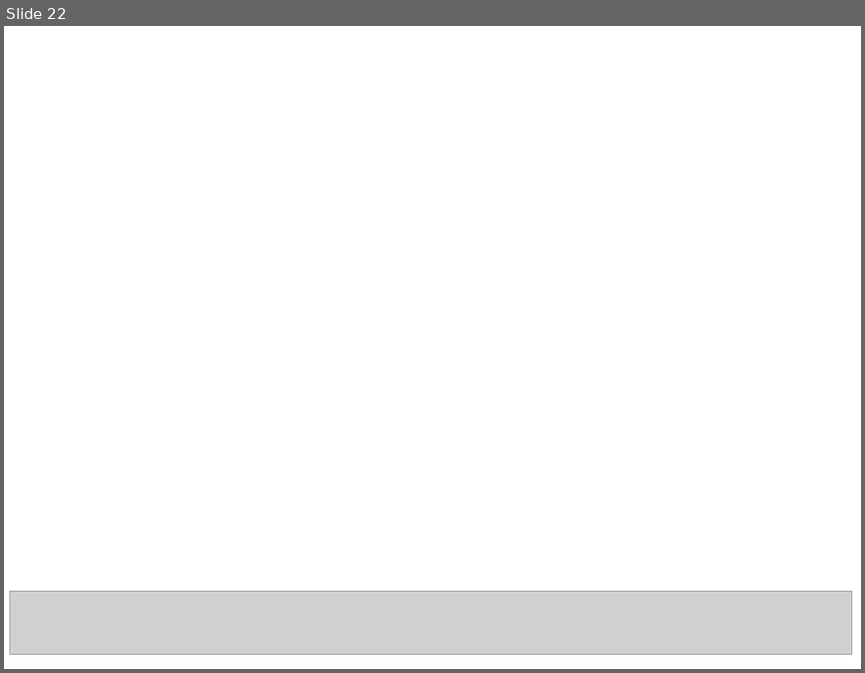
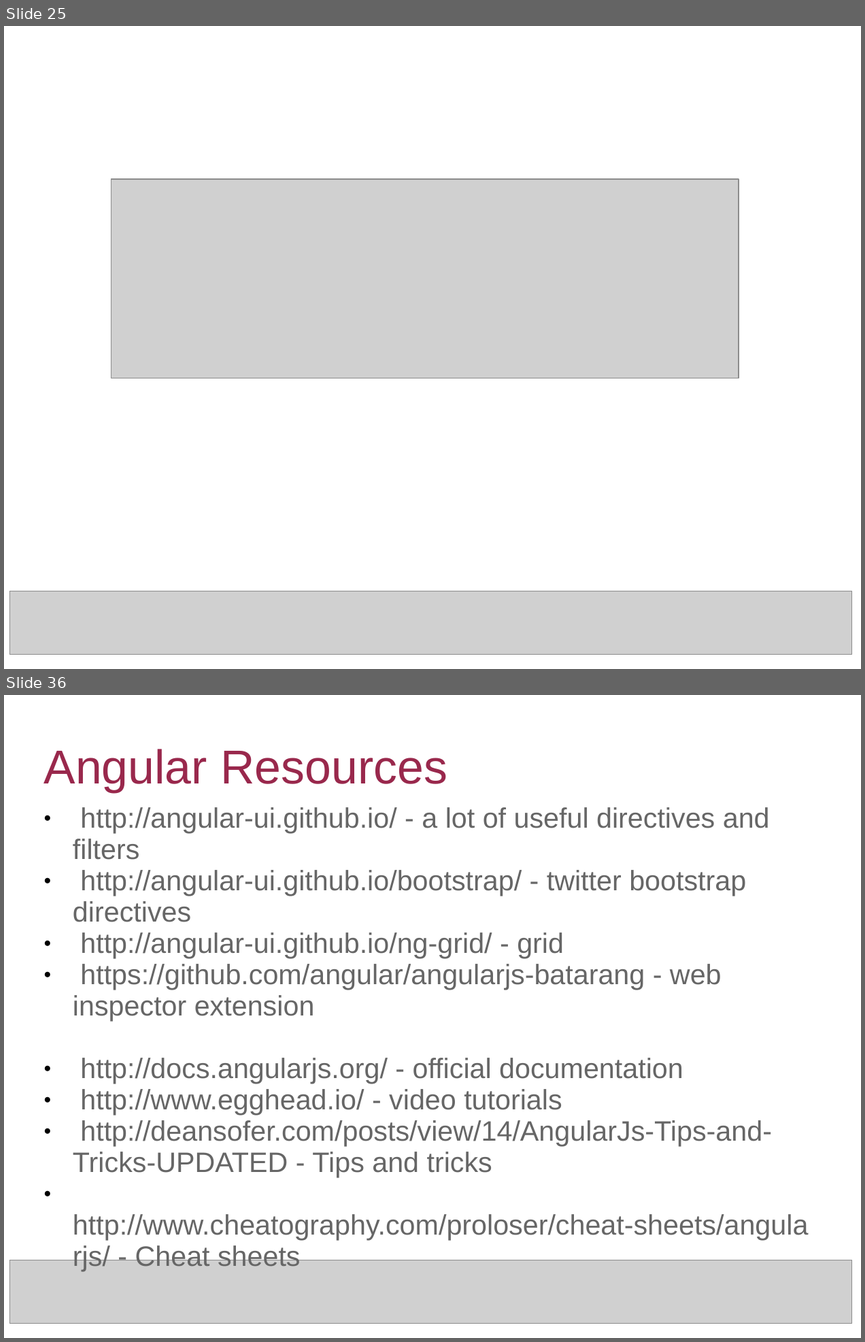
Before and after one commit to becevka/amigo, a slide deck: amigo.ppt. Shown one above the other, each under a label of ours: slide 22 before the commit, slides 25 and 36 after it; the slides between them are not shown. The pictures are 865x673 and 865x1342 pixels, drawn with LibreOffice and Linux fonts; fonts in the diff are those of the drawing; grey boxes stand for pictures. Boxes give left, top, right and bottom in pixels: in the first picture for what was removed or moved away, otherwise in the second. Text is boxed around its words. In the diff, an @@ line names an element or a change of style, - is before the commit and + after.

```diff
--- a/amigo.ppt
+++ b/amigo.ppt
@@ slide 36 added at [4, 695, 861, 1338], background #FFFFFF @@
@@ title added at [43, 749, 447, 792], 44 pt, text #99284C @@
+Angular Resources
@@ subtitle added at [73, 807, 808, 1266], 26 pt, text #666666 @@
+● http://angular-ui.github.io/ - a lot of useful directives and filters
+● http://angular-ui.github.io/bootstrap/ - twitter bootstrap directives
+● http://angular-ui.github.io/ng-grid/ - grid
+● https://github.com/angular/angularjs-batarang - web inspector extension
+● http://docs.angularjs.org/ - official documentation
+● http://www.egghead.io/ - video tutorials
+● http://deansofer.com/posts/view/14/AngularJs-Tips-and-Tricks-UPDATED - Tips and tricks
+● http://www.cheatography.com/proloser/cheat-sheets/angularjs/ - Cheat sheets
@@ picture added at [10, 1259, 852, 1323] @@
@@ what was slide 22 is now slide 25 @@
@@ slide 25 changed as well @@
@@ picture added at [111, 179, 738, 378] @@
```
Also in this commit, not shown: 16 other slides changed, 17 other slides added, 2 other files.
